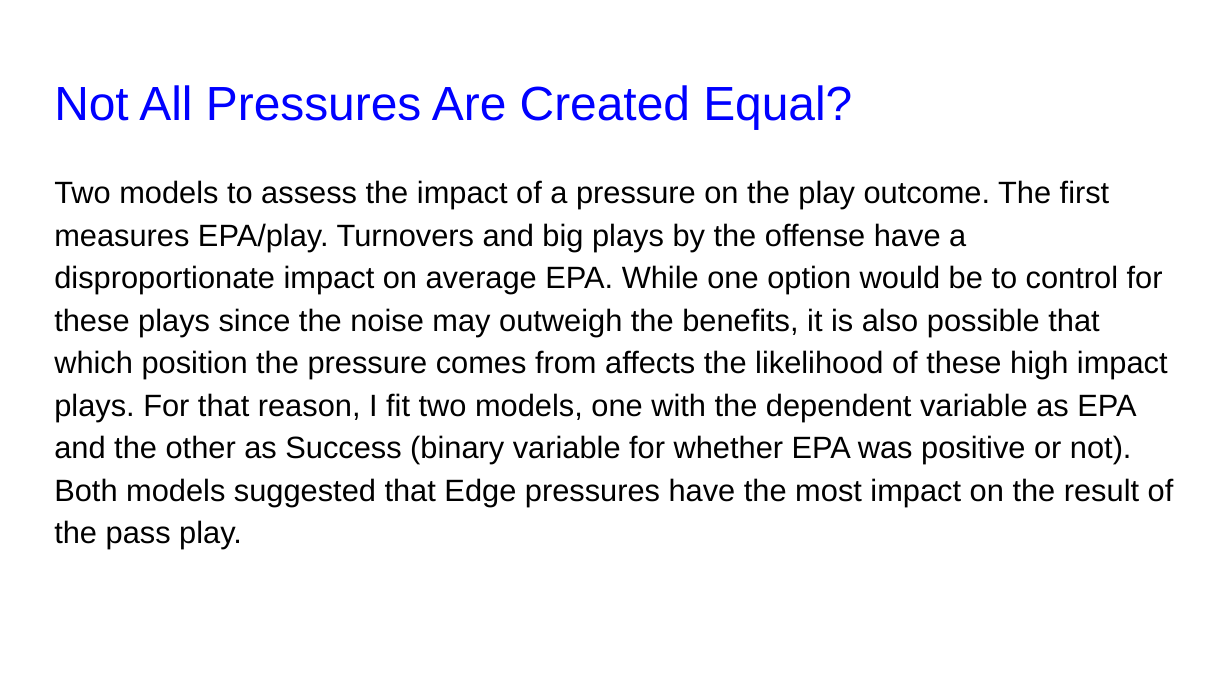
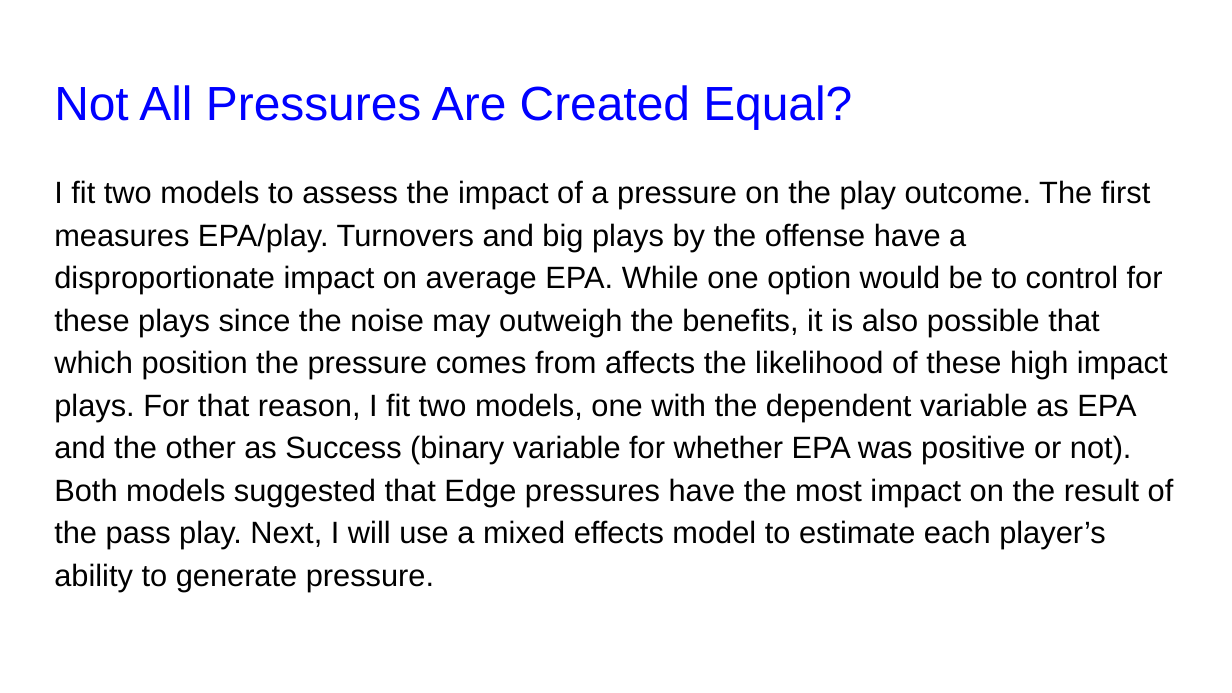
Before and after one commit to SportsInfoSolutions/AnalyticsChallenge2020, a slide deck: slide 7 of Submissions/SIS_Challenge.pptx. Drawn at 1232x693 pixels with LibreOffice and Linux fonts; fonts in the diff are those of the drawing. Boxes give left, top, right and bottom in pixels: in the first picture for what was removed or moved away, otherwise in the second. Text is boxed around its words. In the diff, an @@ line names an element or a change of style, - is before the commit and + after.

```diff
--- a/Submissions/SIS_Challenge.pptx
+++ b/Submissions/SIS_Challenge.pptx
@@ text at box(54, 180, 1174, 591): text changed @@
-Two models to assess the impact of a pressure on the play outcome. The first measures EPA/play. Turnovers and big plays by the offense have a disproportionate impact on average EPA. While one option would be to control for these plays since the noise may outweigh the benefits, it is also possible that which position the pressure comes from affects the likelihood of these high impact plays. For that reason, I fit two models, one with the dependent variable as EPA and the other as Success (binary variable for whether EPA was positive or not). Both models suggested that Edge pressures have the most impact on the result of the pass play.
+I fit two models to assess the impact of a pressure on the play outcome. The first measures EPA/play. Turnovers and big plays by the offense have a disproportionate impact on average EPA. While one option would be to control for these plays since the noise may outweigh the benefits, it is also possible that which position the pressure comes from affects the likelihood of these high impact plays. For that reason, I fit two models, one with the dependent variable as EPA and the other as Success (binary variable for whether EPA was positive or not). Both models suggested that Edge pressures have the most impact on the result of the pass play. Next, I will use a mixed effects model to estimate each player’s ability to generate pressure.
```
Also in this commit, not shown: 7 other slides changed, 3 slides added, 1 slide removed, 1 other file.
